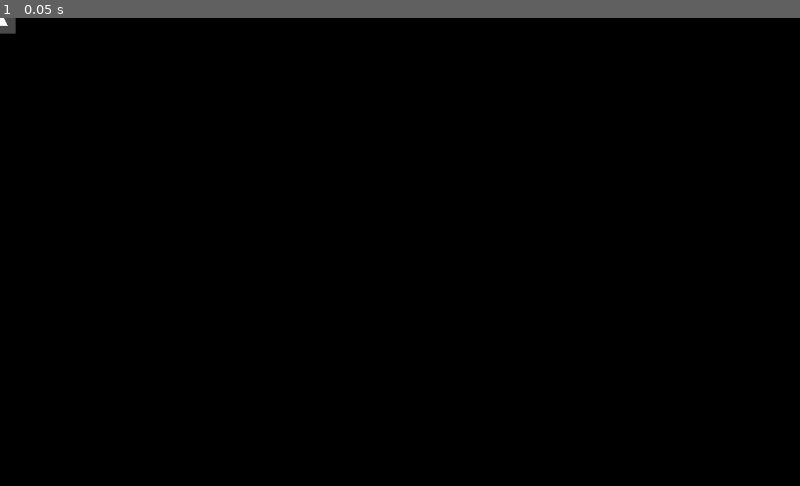
Above: before the commit, frame 1.
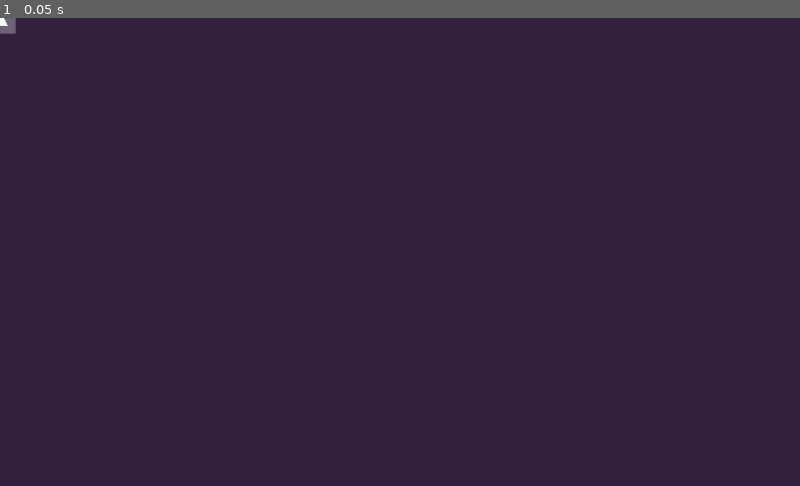
Above: after the commit, the same moment.

Repository: jknightdoeswork/godot_steering_test
Game: Godot game, scene res://spacemen/Spacemen.tscn
The game is run twice, just before and just after one commit, with the same random seed, the same clock (stepped at 60 frames per second) and the same inputs.
Inputs:
- Up to frame 1 (0.05 s): no input

The runs differ from the first frame. In frame 1, 100% of the frame differs, in the area x 0-100%, y 0-100%.
Error before the commit: Trying to assign value of type 'Node2D' to a variable of type 'Polygon2D'. (res://spacemen/BoxSelector.gd:3)
Error after the commit: Parse Error: Indented block expected after declaration of "_physics_process" function. (res://spacemen/weapon/Weapon.gd:8)

Commit message:
working on enemy detection.

Diff:
--- a/project.godot
+++ b/project.godot
@@ -192,8 +192,12 @@
 run/main_scene="res://spacemen/Spacemen.tscn"
 config/icon="res://icon.png"
 
+[display]
+
+mouse_cursor/custom_image="res://spacemen/cursor/cursor.png"
+
 [rendering]
 
-environment/default_clear_color=Color( 0, 0, 0, 1 )
+environment/default_clear_color=Color( 0.2, 0.129412, 0.247059, 1 )
 quality/filters/msaa=3
 environment/default_environment="res://default_env.tres"
--- a/spacemen/Spacemen.tscn
+++ b/spacemen/Spacemen.tscn
@@ -5,7 +5,7 @@
 [ext_resource path="res://spacemen/scripts/InputSignals.gd" type="Script" id=3]
 [ext_resource path="res://spacemen/unit_selection/UnitSelectionCircle.tscn" type="PackedScene" id=4]
 [ext_resource path="res://spacemen/unit_selection/UnitSelectionCircles.gd" type="Script" id=5]
-[ext_resource path="res://spacemen/BoxSelector.gd" type="Script" id=6]
+[ext_resource path="res://spacemen/unit_selection/BoxSelector.gd" type="Script" id=6]
 
 [sub_resource type="RectangleShape2D" id=1]
 extents = Vector2( 0.5, 0.5 )
@@ -24,7 +24,6 @@
 polygon = PoolVector2Array( -0.5, -0.5, -0.5, 0.5, 0.5, 0.5, 0.5, -0.5 )
 
 [node name="Area2D" type="Area2D" parent="BoxSelector/SelectionBox/Polygon2D"]
-scale = Vector2( 1, 1 )
 gravity_vec = Vector2( 0, 0 )
 
 [node name="CollisionShape2D" type="CollisionShape2D" parent="BoxSelector/SelectionBox/Polygon2D/Area2D"]
--- /dev/null
+++ b/spacemen/scripts/ProximityGroup.gd
@@ -0,0 +1 @@
+extends Node
--- a/spacemen/ship/Ship.gd
+++ b/spacemen/ship/Ship.gd
@@ -1,49 +1,9 @@
 extends KinematicBody2D
 
-signal on_ship_clicked
-
-var agent := GSAIKinematicBody2DAgent.new(self)
-var arrive_target := GSAIAgentLocation.new()
-var arrive := GSAIArrive.new(agent, arrive_target)
-var look := GSAILookWhereYouGo.new(agent)
-var blend := GSAIBlend.new(agent)
-var _accel := GSAITargetAcceleration.new()
-
-var _velocity := Vector2()
-var _drag := 0.1
+onready var steering = $Steering
 
 func _ready() -> void:
-	agent.linear_speed_max 			= 8000.0
-	agent.linear_acceleration_max 	= 500.0
-	agent.linear_drag_percentage 	= 0.1
-	agent.angular_speed_max 		= 250.0
-	agent.angular_acceleration_max 	= 100.0
-	agent.angular_drag_percentage 	= 0.25
-
-	arrive_target.position 			= agent.position
-	arrive.deceleration_radius 		= 250.0
-	arrive.arrival_tolerance 		= 25.0
-
-	look.alignment_tolerance = deg2rad(5.0)
-	look.deceleration_radius = deg2rad(45)
-
-	blend.add(arrive, 1.0)
-	blend.add(look, 1.0)
-
+	pass
 
 func issue_arrive_order(arrive_position:Vector2):
-	print ("[Ship] issue_arrive_order: %s" % [arrive_position])
-	arrive_target.position = GSAIUtils.to_vector3(arrive_position)
-	arrive_target.orientation = rand_range(0.0, 2.0*PI)
-	#arrive_target.orientation = position.angle_to(arrive_position)
-
-func _physics_process(delta: float) -> void:
-	blend.calculate_steering(_accel)
-	agent._apply_steering(_accel, delta)
-
-func _input_event(viewport: Object, e: InputEvent, shape_idx: int):
-	if e is InputEventMouseButton:
-		if e.button_index == 1 and e.pressed:
-			print ("[Ship] ship clicked")
-			emit_signal("on_ship_clicked", self)
-			get_tree().set_input_as_handled()
+	steering.issue_arrive_order(arrive_position)
--- a/spacemen/ship/Ship.tscn
+++ b/spacemen/ship/Ship.tscn
@@ -1,6 +1,12 @@
-[gd_scene load_steps=3 format=2]
+[gd_scene load_steps=8 format=2]
 
 [ext_resource path="res://spacemen/ship/Ship.gd" type="Script" id=1]
+[ext_resource path="res://spacemen/ship/ShipSteering.gd" type="Script" id=2]
+[ext_resource path="res://spacemen/scripts/ProximityGroup.gd" type="Script" id=3]
+[ext_resource path="res://spacemen/weapon/Weapon.gd" type="Script" id=4]
+[ext_resource path="res://spacemen/weapon/TargetEnemy.gd" type="Script" id=5]
+
+[sub_resource type="CircleShape2D" id=2]
 
 [sub_resource type="CircleShape2D" id=1]
 radius = 20.0
@@ -9,10 +15,28 @@
 input_pickable = true
 script = ExtResource( 1 )
 
-[node name="CollisionShape2D" type="CollisionShape2D" parent="."]
-shape = SubResource( 1 )
+[node name="Enemies" type="Node" parent="."]
+script = ExtResource( 3 )
 
-[node name="Polygon2D" type="Polygon2D" parent="CollisionShape2D"]
+[node name="TargetEnemy" type="Node" parent="."]
+script = ExtResource( 5 )
+
+[node name="DetectionArea" type="Area2D" parent="TargetEnemy"]
+monitorable = false
+
+[node name="DetectionCircle" type="CollisionShape2D" parent="TargetEnemy/DetectionArea"]
+shape = SubResource( 2 )
+
+[node name="Weapon" type="Node" parent="."]
+script = ExtResource( 4 )
+
+[node name="Steering" type="Node" parent="."]
+script = ExtResource( 2 )
+
+[node name="BodyPolygon" type="Polygon2D" parent="."]
 position = Vector2( 0, 10 )
 rotation = 3.14159
 polygon = PoolVector2Array( -10, 0, 10, 0, 0, 20 )
+
+[node name="BodyCircle" type="CollisionShape2D" parent="."]
+shape = SubResource( 1 )
--- /dev/null
+++ b/spacemen/ship/ShipSteering.gd
@@ -0,0 +1,40 @@
+extends Node
+
+onready var kinematic_body = $"../"
+onready var agent 			:= GSAIKinematicBody2DAgent.new(kinematic_body)
+onready var arrive_target 	:= GSAIAgentLocation.new()
+onready var arrive 			:= GSAIArrive.new(agent, arrive_target)
+onready var look 			:= GSAILookWhereYouGo.new(agent)
+onready var blend 			:= GSAIBlend.new(agent)
+
+var _accel 			:= GSAITargetAcceleration.new()
+var _velocity 		:= Vector2()
+var _drag 			:= 0.1
+
+func _ready() -> void:
+	agent.linear_speed_max 			= 8000.0
+	agent.linear_acceleration_max 	= 500.0
+	agent.linear_drag_percentage 	= 0.1
+	agent.angular_speed_max 		= 250.0
+	agent.angular_acceleration_max 	= 100.0
+	agent.angular_drag_percentage 	= 0.25
+
+	arrive_target.position 			= agent.position
+	arrive.deceleration_radius 		= 250.0
+	arrive.arrival_tolerance 		= 25.0
+
+	look.alignment_tolerance = deg2rad(5.0)
+	look.deceleration_radius = deg2rad(45)
+
+	blend.add(arrive, 1.0)
+	blend.add(look, 1.0)
+
+
+func issue_arrive_order(arrive_position:Vector2):
+	print ("[ShipSteering] issue_arrive_order: %s" % [arrive_position])
+	arrive_target.position = GSAIUtils.to_vector3(arrive_position)
+	arrive_target.orientation = rand_range(0.0, 2.0*PI)
+
+func _physics_process(delta: float) -> void:
+	blend.calculate_steering(_accel)
+	agent._apply_steering(_accel, delta)
--- a/spacemen/BoxSelector.gd
+++ b/spacemen/unit_selection/BoxSelector.gd
@@ -34,3 +34,4 @@
 		scale.x = sign(scale.x)
 	if abs(scale.y) < 1.0:
 		scale.y = sign(scale.y)
+	return scale
--- a/spacemen/unit_selection/UnitSelectionCircles.gd
+++ b/spacemen/unit_selection/UnitSelectionCircles.gd
@@ -15,7 +15,7 @@
 		s.queue_free()
 	selection_circles.clear()
 	for selected_unit in selected_units:
-		print ("instancing selected circle")
+		print ("[UnitSelectionCircles] instancing selected circle")
 		var selection_circle_instance = selection_circle_scene.instance()
 		selection_circles.append(selection_circle_instance)
 		selected_unit.add_child(selection_circle_instance)
--- a/spacemen/unit_selection/UnitSelector.gd
+++ b/spacemen/unit_selection/UnitSelector.gd
@@ -16,12 +16,12 @@
 	assert(error == OK)
 
 func select_units(units:Array):
-	print ("[Game] on_left_mouse_button_pressed")
+	print ("[UnitSelector] on_left_mouse_button_pressed")
 	selected_units = units
 	emit_signal("on_selection_changed", selected_units)
 
 func deselect_units():
-	print ("deselecting units")
+	print ("[UnitSelector] deselecting units")
 	select_units([])
 
 
@@ -42,5 +42,7 @@
 			selected_unit.issue_arrive_order(position)
 
 func on_ship_clicked(ship):
-	print ("selecting unit " + str(ship))
-	select_units([ship])
+	#print ("selecting unit " + str(ship))
+	#print ("selecting unit " + str(ship))
+	#select_units([ship])
+	pass
--- /dev/null
+++ b/spacemen/weapon/TargetEnemy.gd
@@ -0,0 +1,21 @@
+extends Node
+
+var override_target_enemy:Node = null
+var target_enemy:Node=null
+
+onready var detection_area = $DetectionArea
+
+func _ready():
+	detection_area.connect("body_entered", self, "on_body_entered")
+	detection_area.connect("body_exited", self, "on_body_exited")
+
+func overlapping_units():
+	return detection_area.get_overlapping_areas()
+
+func on_body_entered(body:Node):
+	if target_enemy == null:
+		pass
+	pass
+
+func on_body_exited(body:Node):
+	pass
--- /dev/null
+++ b/spacemen/weapon/Weapon.gd
@@ -0,0 +1,6 @@
+extends Node
+
+onready var enemies = $"../Enemies"
+
+
+func _physics_process(delta):
Binary file added: spacemen/cursor/cursor.png
Not shown, added: spacemen/cursor/cursor.png.import
